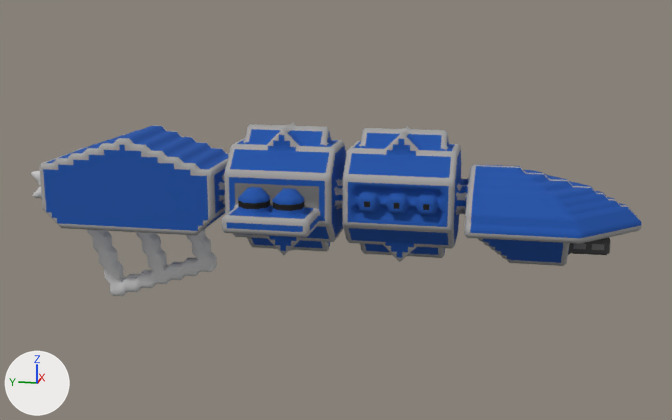
Two versions of the OBJ model src/jsMain/resources/meshes/diadochi-3-morgoth-class.obj, one commit apart.
The view is the same before and after, from a 50 mm lens placed at (-160.5, -33.9, 59.0), pointed at (0.8, -1.6, 18.6). Every picture has the same lights, and +X, +Y and +Z are marked at lower left. Where no turn or scale is listed for an object, it has been applied to the vertices.

Before the edit, the objects in view are built like this:
```python
me_diadochi_3_morgoth_class = bpy.data.meshes.new('diadochi-3-morgoth-class')
me_diadochi_3_morgoth_class.from_pydata(...)  # 15133 vertices, 30270 faces; spans x -16.5..16.5, y -54.5..54.5, z -0.1..33.9
me_diadochi_3_morgoth_class.materials.append(mat_diadochi_3_morgoth_class)
ob_diadochi_3_morgoth_class = bpy.data.objects.new('diadochi-3-morgoth-class', me_diadochi_3_morgoth_class)
ob_diadochi_3_morgoth_class.location = (0.0, 0.0, 0.0)
```
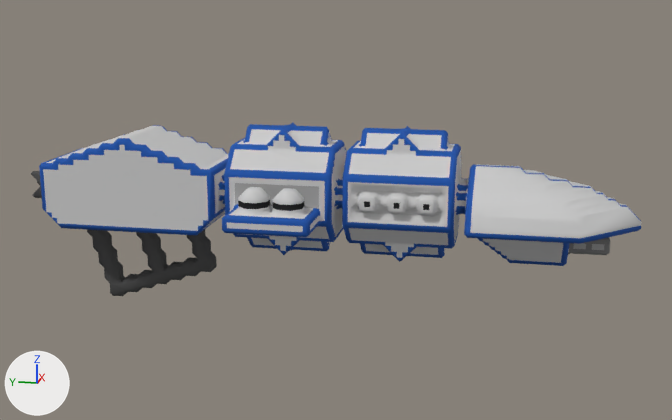
What differs and where, as boxes (x1, y1, x2, y2) in the pictures (672 x 420 px):
part 1 of me_diadochi_3_morgoth_class, cut back
    before: (31, 123, 641, 296)
    after: (459, 184, 468, 194)
part 2 of me_diadochi_3_morgoth_class, surface changed
    both: (31, 130, 614, 284)

The change, as a list of edits to the scene's bpy script:
```text
Change me_diadochi_3_morgoth_class:
    used by ob_diadochi_3_morgoth_class; location = (0.0, 0.0, 0.0)
    remove me_diadochi_3_morgoth_class.from_pydata(...)  # 15133 vertices, 30270 faces; spans x -16.5..16.5, y -54.5..54.5, z -0.1..33.9
    add me_diadochi_3_morgoth_class.from_pydata(...)  # 3154 vertices, 5833 faces; spans x -16.5..16.5, y -54.5..54.5, z -0.1..33.9
    me_diadochi_3_morgoth_class part 1: 11986 vertices removed from x -16.5..16.5, y -54.5..54.0, z -0.1..33.9; 7 vertices added at x -4.5..-3.5, y -25.5..-25.0, z 23.9..24.9
    me_diadochi_3_morgoth_class part 2: 1282 kept faces spanning x -16.5..16.5, y -54.5..54.5, z -0.1..33.9 get new texture (UV) coordinates
```
